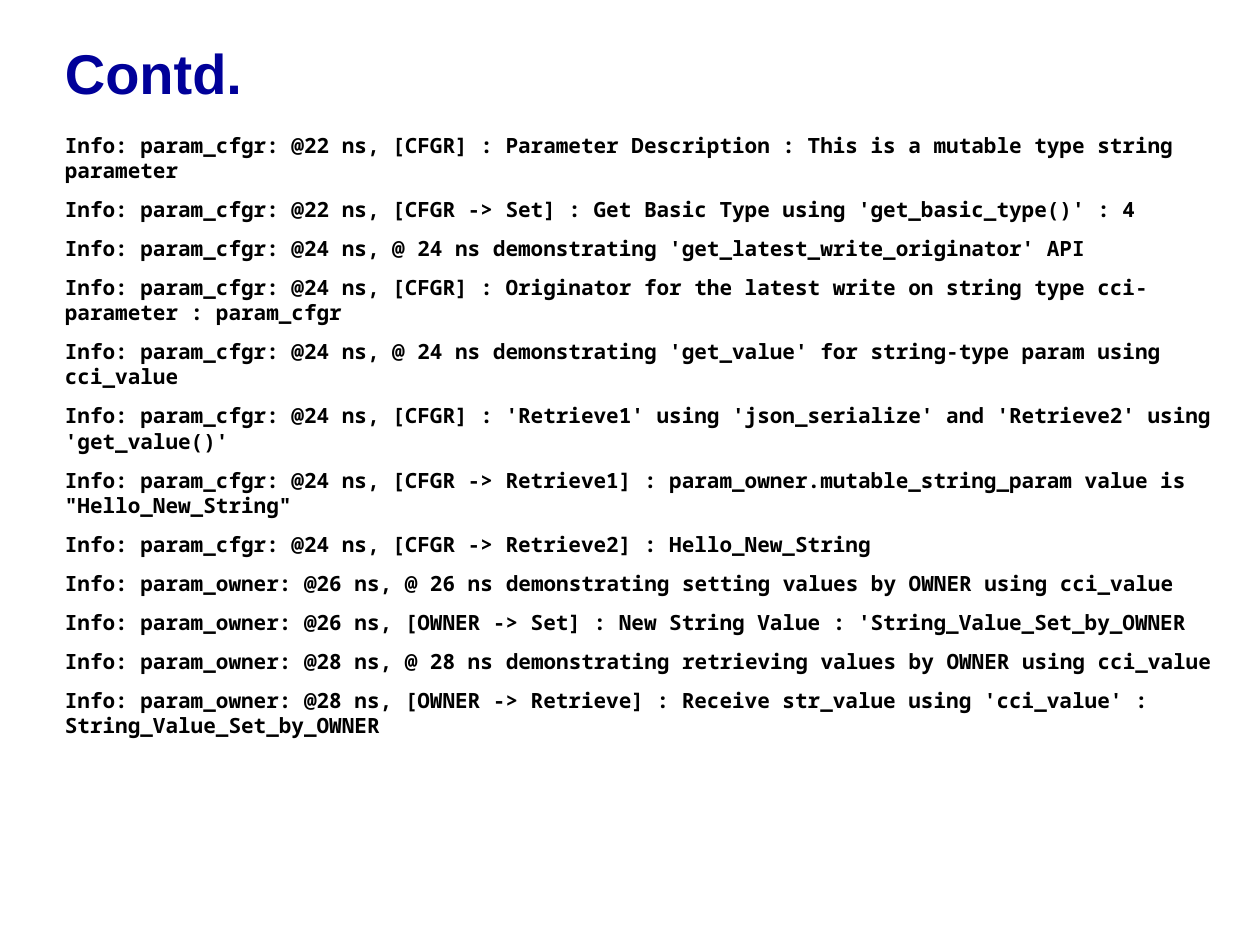
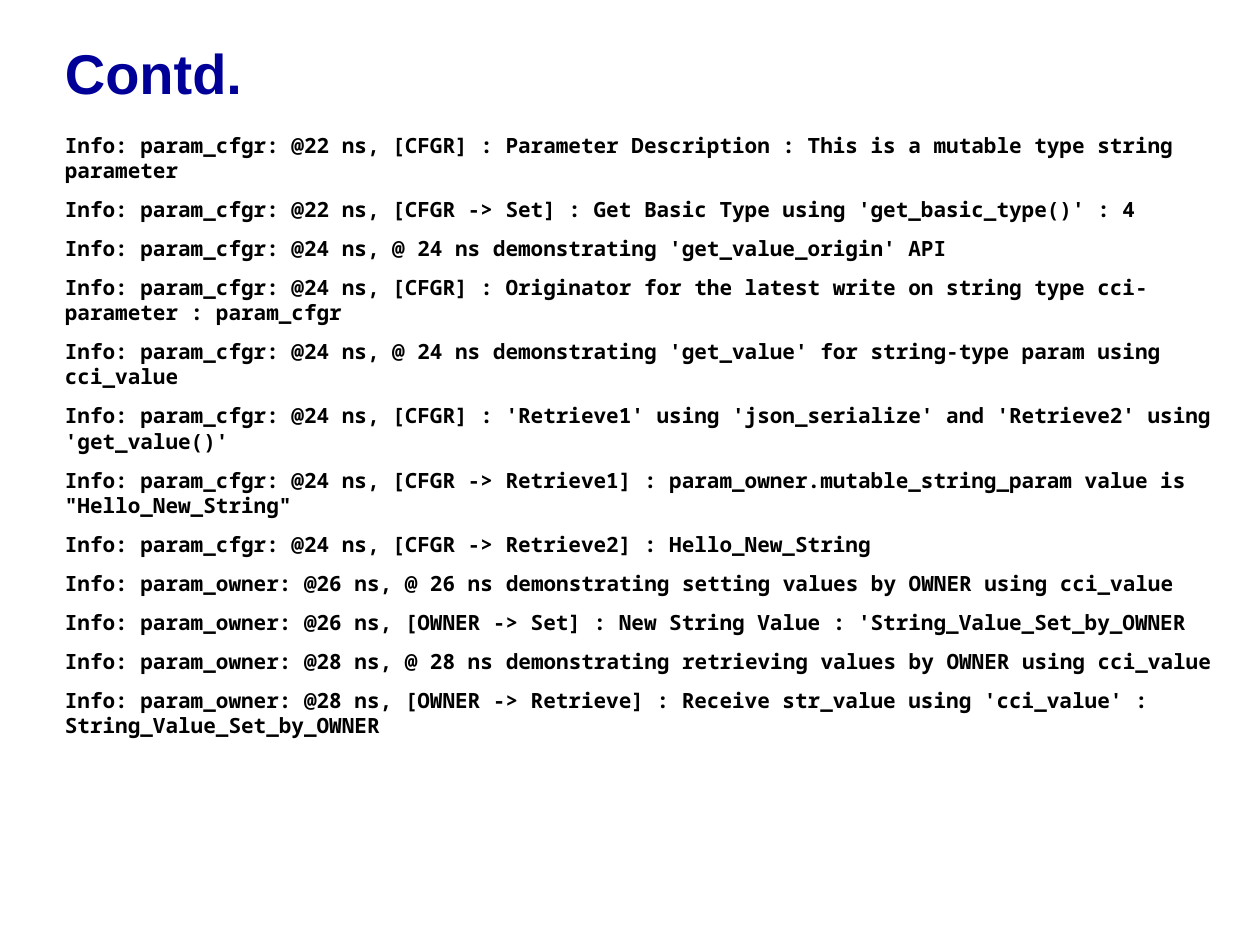
Before and after one commit to accellera-official/cci, a slide deck: slide 17 of examples/ex07_Parameter_Information/docs/ex07_Parameter_Information.ppt. Drawn at 1260x945 pixels with LibreOffice and Linux fonts; fonts in the diff are those of the drawing; background and template pictures are left out. Boxes give left, top, right and bottom in pixels: in the first picture for what was removed or moved away, otherwise in the second. Text is boxed around its words. In the diff, an @@ line names an element or a change of style, - is before the commit and + after.

Commit message:
Add PowerPoint for Reset example.
Add ppt overview for Reset example and update lingering reference to
get_latest_write_originator in Example 07. Fix a typo in Example 24 &
update golden log accordingly.

```diff
--- a/examples/ex07_Parameter_Information/docs/ex07_Parameter_Information.ppt
+++ b/examples/ex07_Parameter_Information/docs/ex07_Parameter_Information.ppt
@@ text at (65,239,946,261): text changed @@
-Info: param_cfgr: @24 ns, @ 24 ns demonstrating 'get_latest_write_originator' API
+Info: param_cfgr: @24 ns, @ 24 ns demonstrating 'get_value_origin' API
```
Also in this commit, not shown: 1 other slide changed, 3 other files.
